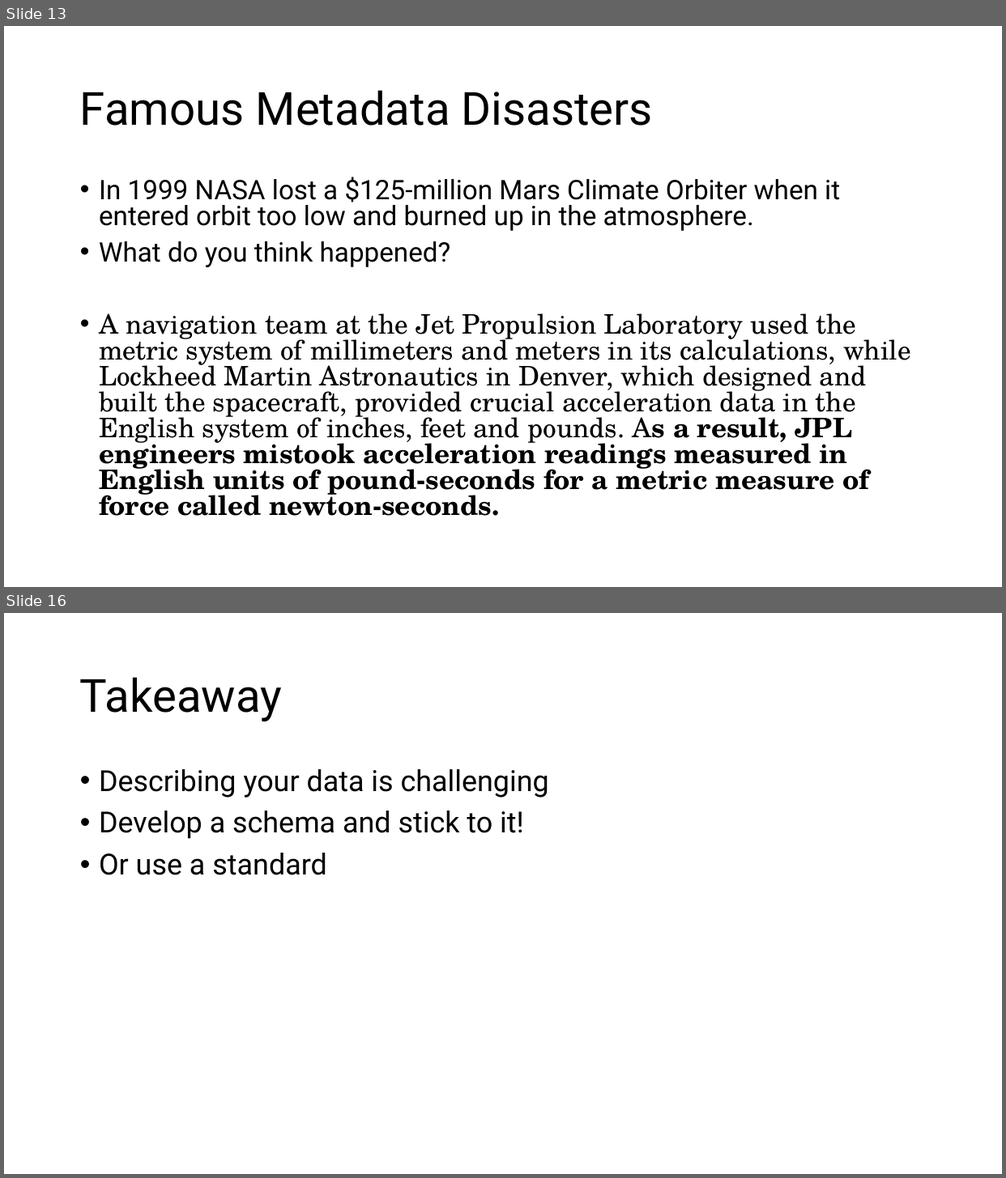
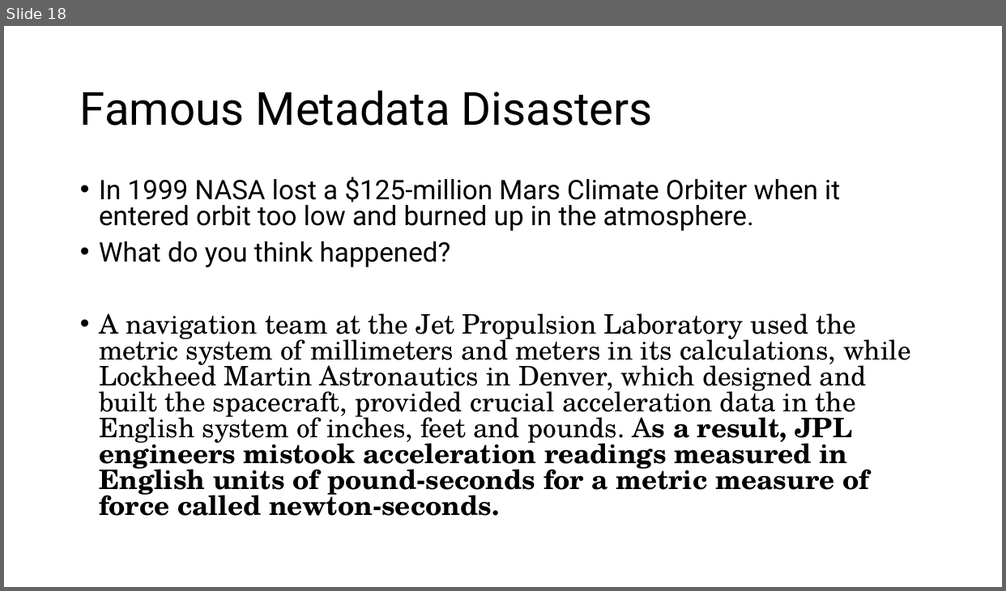
Before and after one commit to walshbr/data-for-the-rest-of-us, a slide deck: resources/week-3/description.pptx. Shown one above the other, each under a label of ours: slides 13 and 16 before the commit, slide 18 after it; the slides between them are not shown. The pictures are 1006x1178 and 1006x591 pixels, drawn with LibreOffice and Linux fonts; fonts in the diff are those of the drawing. Boxes give left, top, right and bottom in pixels: in the first picture for what was removed or moved away, otherwise in the second. Text is boxed around its words. In the diff, an @@ line names an element or a change of style, - is before the commit and + after.

```diff
--- a/resources/week-3/description.pptx
+++ b/resources/week-3/description.pptx
@@ slide 16 removed at [4, 613, 1002, 1174], background #FFFFFF @@
@@ title removed at [80, 677, 282, 722] @@
-Takeaway
@@ text removed at [99, 769, 549, 875] @@
-• Describing your data is challenging
-• Develop a schema and stick to it!
-• Or use a standard
@@ what was slide 13 is now slide 18 @@
```
Also in this commit, not shown: 5 slides changed, 8 slides added.
